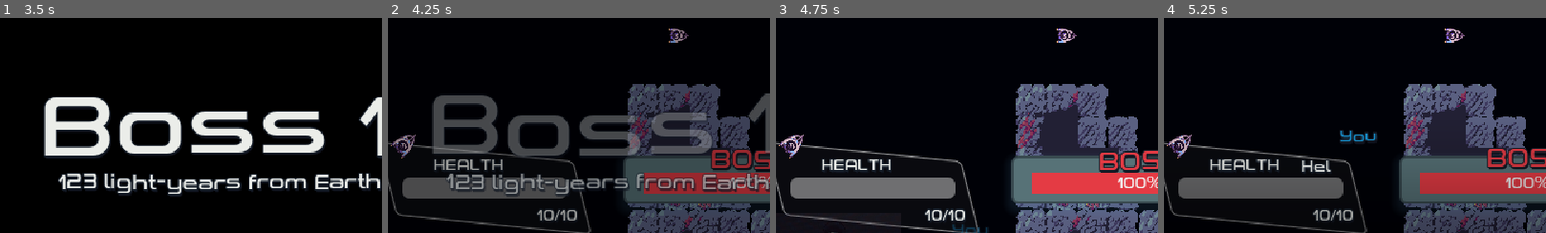
Above: before the commit, frames 1-4 (left to right).
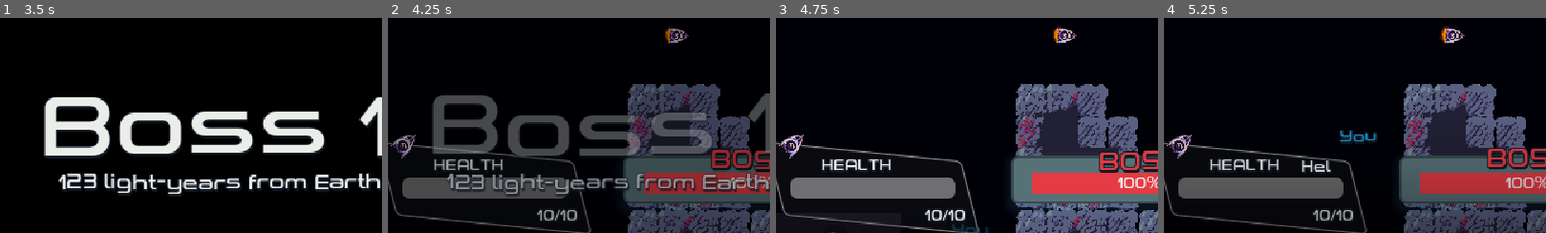
Above: after the commit, the same moments.

Repository: Yoshiip/boss-rush-jam-2024
Game: Godot game, scene res://levels/menu/menu.tscn
The game is run twice, just before and just after one commit, with the same random seed, the same clock (stepped at 60 frames per second) and the same inputs. The engine's default icon, where the game draws it, is replaced by a stand-in: a white triangle on a blue panel in a dark square.
Inputs (mouse positions are % of the whole screen's width and height, from its top left):
- Up to frame 1 (3.5 s): click "Play" at 0.5 s; tap Enter at 1.25 s; move the mouse to (72, 45) at 1.27 s; press the mouse at (72, 45) at 1.28 s; hold D (move_right) 1.28-2.03 s; move the mouse to (30, 55) at 2.02 s; release the mouse at (30, 55) at 2.03 s; hold S (move_down) 2.03-2.78 s; tap M (switch_movement) at 2.1 s; move the mouse to (60, 28) at 2.77 s; hold D (move_right) from 2.78 s (still down); tap Space (weapon_toggle) at 2.85 s
- Up to frame 2 (4.25 s): move the mouse to (45, 70) at 3.52 s; release D (move_right) at 3.53 s; hold W (move_up) from 3.53 s (still down); click (45, 70) at 3.6 s
- Up to frame 3 (4.75 s): move the mouse to (80, 65) at 4.27 s; release W (move_up) at 4.28 s; hold A (move_left) from 4.28 s (still down); tap M (switch_movement) at 4.35 s
- Up to frame 4 (5.25 s): release A (move_left) at 5 s; click "skip" at 5 s
The pictures show only the part of the screen within x 2-52%, y 48-98%; the shares and areas given below are measured in that part.

Frame 1 is identical in both runs. In frame 2, less than 0.1% of the frame differs, in the area x 72-75%, y 4-12%; in frame 3, less than 0.1%; in frame 4, 0.1%, in the area x 72-75%, y 3-12%.

Commit message:
added spaceship smoke particles

Diff:
--- a/assets/spaceship/spaceship.tscn
+++ b/assets/spaceship/spaceship.tscn
@@ -6,6 +6,28 @@
 [ext_resource type="AudioStream" uid="uid://dofnyla65okqc" path="res://audios/effects/hit.wav" id="4_iu0yo"]
 [ext_resource type="AudioStream" uid="uid://03eaf8f8e41o" path="res://audios/effects/death.wav" id="5_cgrs7"]
 [ext_resource type="AudioStream" uid="uid://dthrhsmby65ko" path="res://audios/effects/shoot1.wav" id="6_bnv04"]
+[ext_resource type="Texture2D" uid="uid://w3os3vngij2t" path="res://assets/utils/blob.png" id="7_hfrik"]
+
+[sub_resource type="Gradient" id="Gradient_vosyo"]
+colors = PackedColorArray(1, 0.533333, 0, 1, 0.117647, 0, 0, 0)
+
+[sub_resource type="GradientTexture1D" id="GradientTexture1D_ole3q"]
+gradient = SubResource("Gradient_vosyo")
+
+[sub_resource type="ParticleProcessMaterial" id="ParticleProcessMaterial_3g140"]
+particle_flag_disable_z = true
+emission_shape_scale = Vector3(2, 8, 1)
+emission_shape = 1
+emission_sphere_radius = 1.0
+angle_min = -180.0
+angle_max = 180.0
+spread = 180.0
+gravity = Vector3(0, 0, 0)
+radial_accel_min = 25.0
+radial_accel_max = 25.0
+scale_min = 0.02
+scale_max = 0.22
+color_ramp = SubResource("GradientTexture1D_ole3q")
 
 [sub_resource type="ShaderMaterial" id="ShaderMaterial_mmw7q"]
 shader = ExtResource("2_k6v8s")
@@ -18,6 +40,12 @@
 position = Vector2(-1, 0)
 motion_mode = 1
 script = ExtResource("1_lprlc")
+
+[node name="CPUParticles2D" type="GPUParticles2D" parent="."]
+position = Vector2(-10.82, 0)
+amount = 500
+process_material = SubResource("ParticleProcessMaterial_3g140")
+texture = ExtResource("7_hfrik")
 
 [node name="Sprite" type="Sprite2D" parent="."]
 material = SubResource("ShaderMaterial_mmw7q")
Not shown: 1 places in assets/spaceship/spaceship.tscn that only renumber resources
Binary file added: assets/utils/blob.png
Not shown, added: assets/utils/blob.png.import
Binary file added: assets/utils/crosshair.png
Not shown, added: assets/utils/crosshair.png.import
